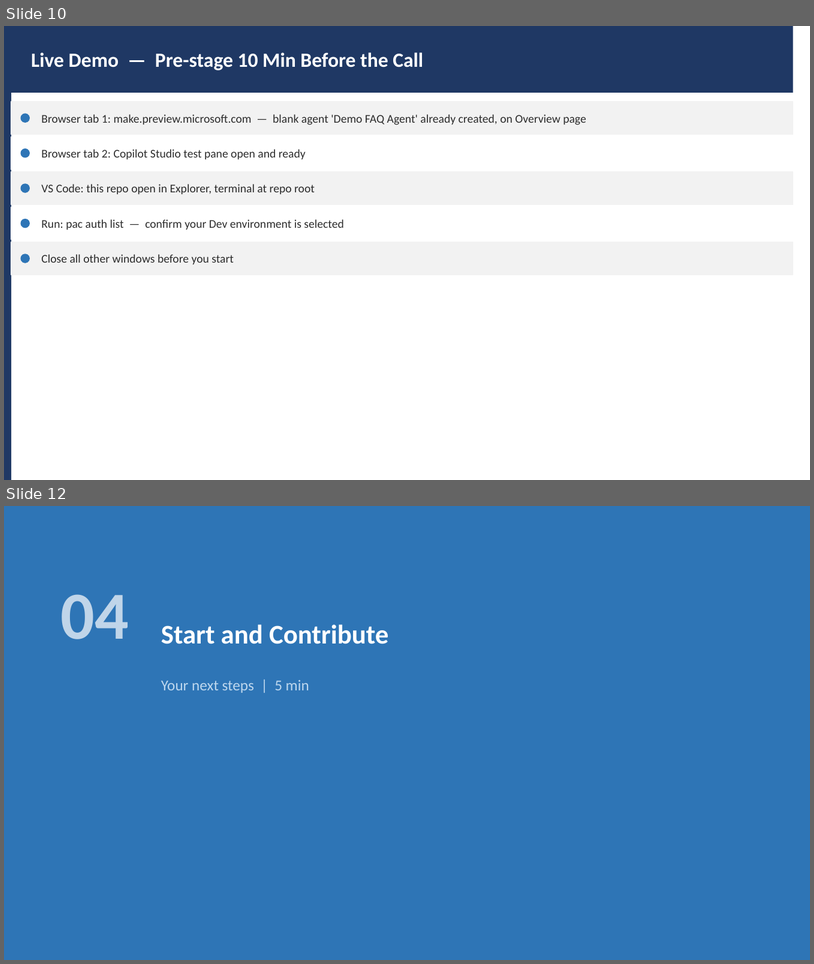
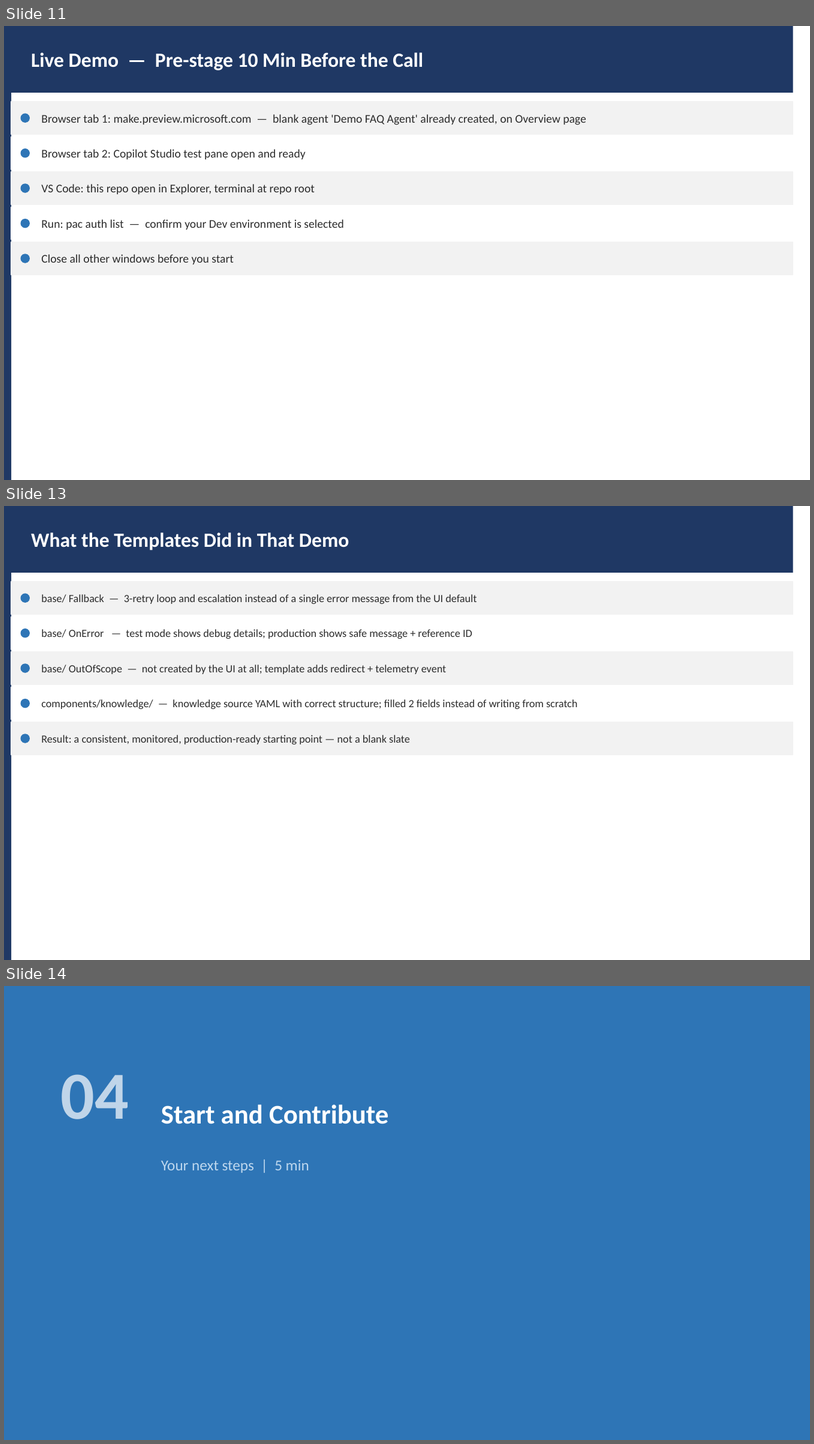
Before and after one commit to ramyabhargavi-p/copilot-studio-templates, a slide deck: docs/demo-prep-presentation.pptx. Shown one above the other, each under a label of ours: slides 10 and 12 before the commit, slides 11, 13 and 14 after it; the slides between them are not shown. The pictures are 814x964 and 814x1444 pixels, drawn with LibreOffice and Linux fonts; fonts in the diff are those of the drawing. Boxes give left, top, right and bottom in pixels: in the first picture for what was removed or moved away, otherwise in the second. Text is boxed around its words. In the diff, an @@ line names an element or a change of style, - is before the commit and + after.

```diff
--- a/docs/demo-prep-presentation.pptx
+++ b/docs/demo-prep-presentation.pptx
@@ slide 13 added at bbox=[4, 506, 810, 960], background #FFFFFF @@
@@ rectangle added at bbox=[4, 506, 11, 960], fill #1F3864 @@
@@ rectangle added at bbox=[11, 506, 794, 573], fill #1F3864 @@
@@ text added at bbox=[31, 532, 349, 550], 24 pt, text #FFFFFF, bold @@
+What the Templates Did in That Demo
@@ rectangle added at bbox=[11, 582, 794, 614], fill #F2F2F2, outline #F2F2F2 1 pt @@
@@ ellipse added at bbox=[21, 594, 29, 602], fill #2E75B6, outline #2E75B6 1 pt @@
@@ text added at bbox=[41, 594, 477, 604], 13 pt, text #2C2C2C @@
+base/ Fallback — 3-retry loop and escalation instead of a single error message from the UI default
@@ rectangle added at bbox=[11, 617, 794, 649], fill #FFFFFF, outline #FFFFFF 1 pt @@
@@ ellipse added at bbox=[21, 629, 29, 637], fill #2E75B6, outline #2E75B6 1 pt @@
@@ text added at bbox=[41, 629, 473, 639], 13 pt, text #2C2C2C @@
+base/ OnError — test mode shows debug details; production shows safe message + reference ID
@@ rectangle added at bbox=[11, 652, 794, 684], fill #F2F2F2, outline #F2F2F2 1 pt @@
@@ ellipse added at bbox=[21, 664, 29, 672], fill #2E75B6, outline #2E75B6 1 pt @@
@@ text added at bbox=[41, 664, 446, 674], 13 pt, text #2C2C2C @@
+base/ OutOfScope — not created by the UI at all; template adds redirect + telemetry event
@@ rectangle added at bbox=[11, 687, 794, 720], fill #FFFFFF, outline #FFFFFF 1 pt @@
@@ ellipse added at bbox=[21, 699, 29, 708], fill #2E75B6, outline #2E75B6 1 pt @@
@@ text added at bbox=[41, 699, 578, 709], 13 pt, text #2C2C2C @@
+components/knowledge/ — knowledge source YAML with correct structure; filled 2 fields instead of writing from scratch
@@ rectangle added at bbox=[11, 722, 794, 754], fill #F2F2F2, outline #F2F2F2 1 pt @@
@@ ellipse added at bbox=[21, 734, 29, 742], fill #2E75B6, outline #2E75B6 1 pt @@
@@ text added at bbox=[41, 735, 410, 744], 13 pt, text #2C2C2C @@
+Result: a consistent, monitored, production-ready starting point — not a blank slate
@@ what was slide 10 is now slide 11 @@
@@ what was slide 12 is now slide 14 @@
```
Also in this commit, not shown: 5 slides changed, 4 other slides added, 3 slides removed, 1 other file.
